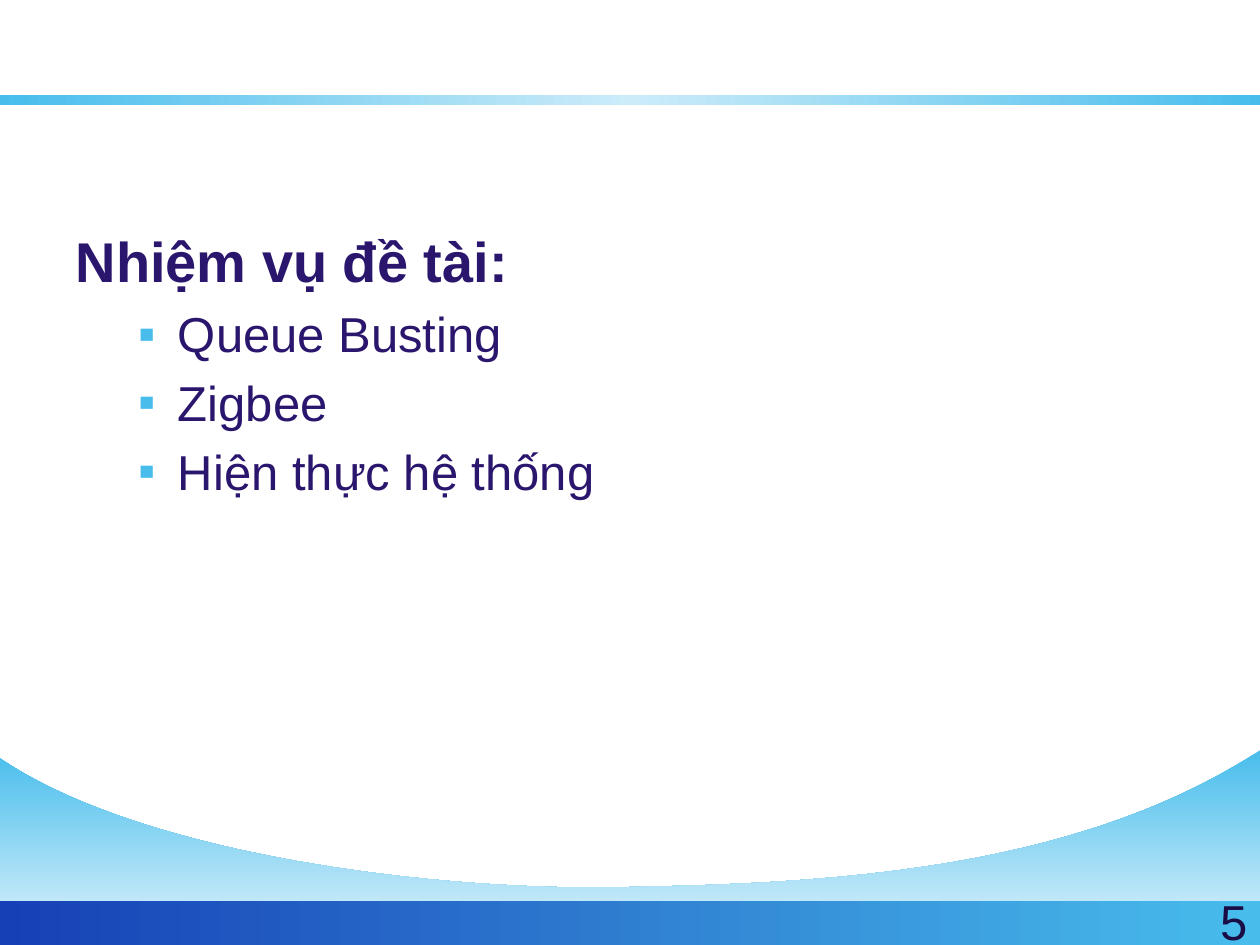
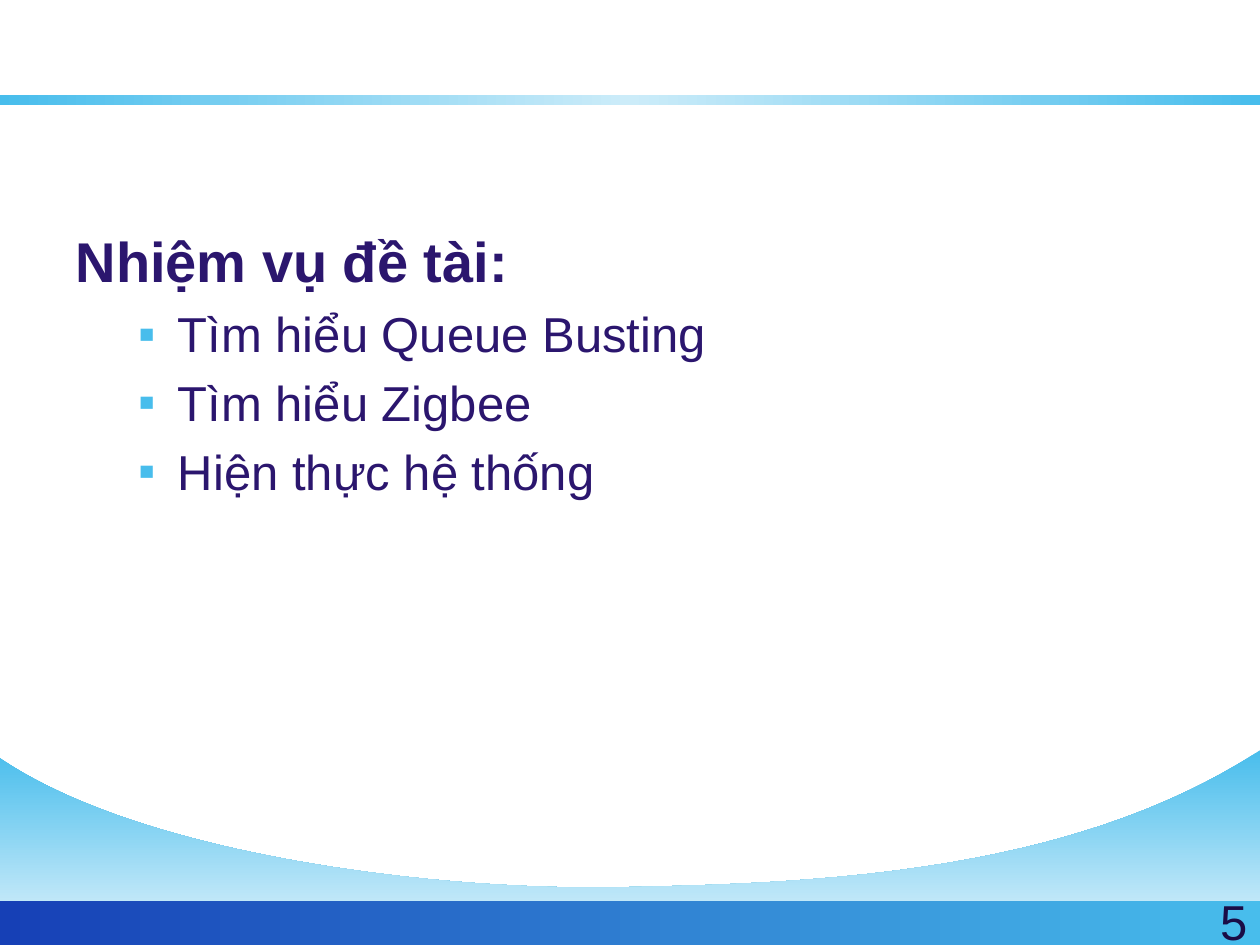
Before and after one commit to golf2109/zigbee-in-supermaket, a slide deck: slide 5 of docs/Report/Queue-Busting.pptx. Drawn at 1260x945 pixels with LibreOffice and Linux fonts; fonts in the diff are those of the drawing; background and template pictures are left out. Boxes give left, top, right and bottom in pixels: in the first picture for what was removed or moved away, otherwise in the second. Text is boxed around its words. In the diff, an @@ line names an element or a change of style, - is before the commit and + after.

```diff
--- a/docs/Report/Queue-Busting.pptx
+++ b/docs/Report/Queue-Busting.pptx
@@ text at (x1=178, y1=313, x2=705, y2=431): text changed @@
-  ▪ Queue Busting
-  ▪ Zigbee
+  ▪ Tìm hiểu Queue Busting
+  ▪ Tìm hiểu Zigbee
```
Also in this commit, not shown: 3 other slides changed, 4 slides added.
